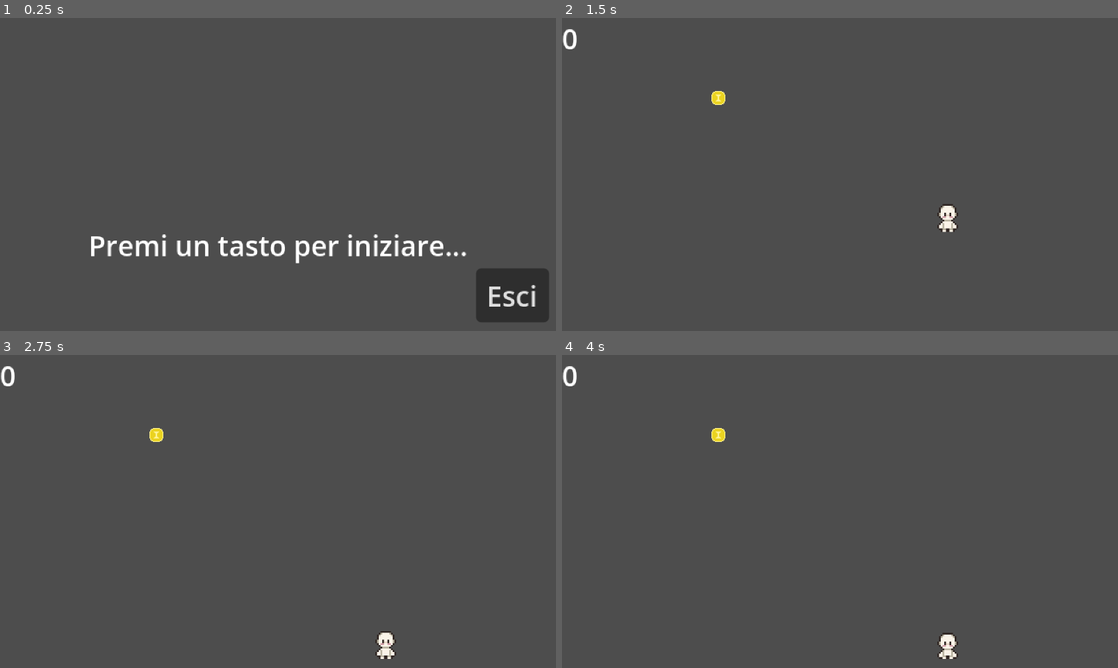
Above: before the commit, frames 1-4 (two rows, left to right).
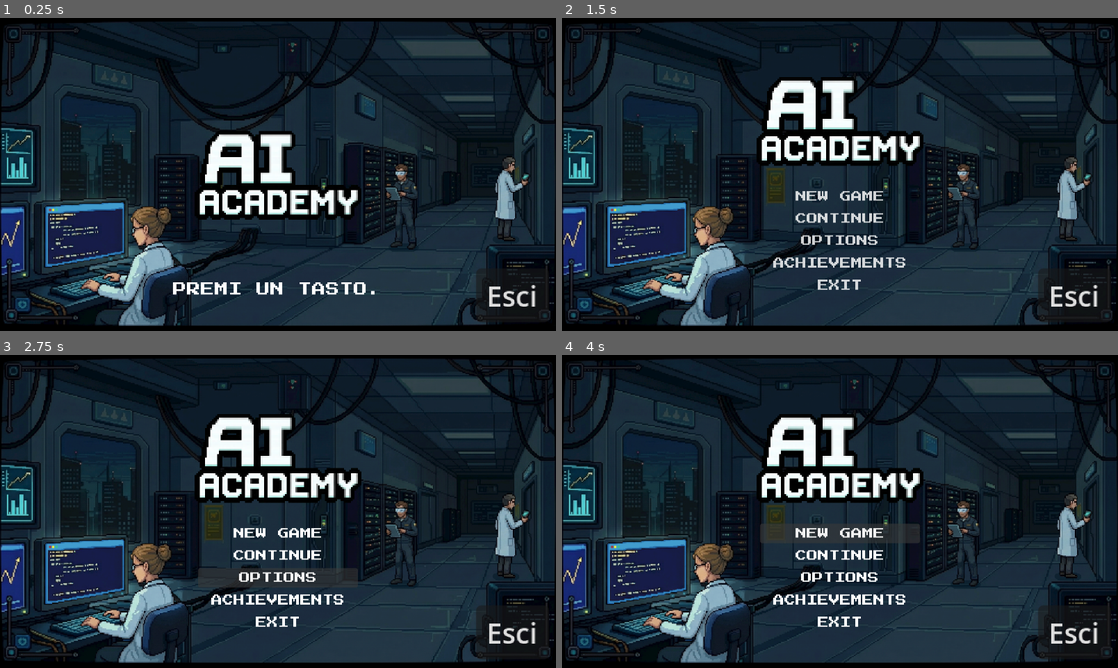
Above: after the commit, the same moments.

Repository: khriii/ai-academy
Game: Godot game, scene res://scenes/ui/menu/menu.tscn
Same seed, same stepped clock (60 frames per second), same inputs: the game is played once before the commit and once after it. This scene is started directly instead of the project's main scene.
Inputs (mouse positions are in pixels of both pictures, inside the frame that each line leads up to):
- Up to frame 1 (0.25 s): no input
- Up to frame 2 (1.5 s): tap Enter at 0.5 s; hold D (move_right) 0.53-1.28 s; tap Space (continue_dialogue) at 0.6, 1.35 s; hold S (move_down) from 1.28 s (still down)
- Up to frame 3 (2.75 s): release S (move_down) at 2 s; click (278, 577) at 2 s, where only the run after the commit has a clickable "OPTIONS"
- Up to frame 4 (4 s): click (840, 599) at 2.75 s, where only the run after the commit has a clickable "ACHIEVEMENTS"; click (840, 533) at 3.5 s, where only the run after the commit has a clickable "NEW GAME"

The runs differ from the first frame. In frame 1, 99% of the frame differs, in the area x 0-100%, y 0-100%; in frame 2, 99%; in frame 3, 99%; in frame 4, 99%.

Commit message:
created and added menu's sprites and textures. modified Menu scene to use the new sprites.

Diff:
--- a/components/lang/lang_it.json
+++ b/components/lang/lang_it.json
@@ -1,5 +1,5 @@
 {
-	"start_message_label": "Premi un tasto per iniziare...",
+	"start_message_label": "Premi un tasto.",
 	"quit_button": "Esci",
 	"dialogues": {
 		"test_1": [
--- a/scenes/ui/menu/menu.tscn
+++ b/scenes/ui/menu/menu.tscn
@@ -5,6 +5,126 @@
 [ext_resource type="Script" uid="uid://dc2o5ljgvjscy" path="res://scripts/classes/scene_changer.gd" id="3_r4xos"]
 [ext_resource type="PackedScene" uid="uid://dby1qkve0afmi" path="res://scenes/main/main.tscn" id="4_05f3o"]
 [ext_resource type="Script" uid="uid://2p554g1othq4" path="res://components/lang/lang_component.gd" id="5_05f3o"]
+[ext_resource type="Texture2D" uid="uid://chaqddooiduww" path="res://assets/sprites/ui/background.png" id="6_047m5"]
+[ext_resource type="Texture2D" uid="uid://bfgoxqpgxqos6" path="res://assets/sprites/ui/title.png" id="7_1316l"]
+[ext_resource type="FontFile" uid="uid://brf58hjte31in" path="res://assets/fonts/PressStart2P-Regular.ttf" id="8_1316l"]
+
+[sub_resource type="StyleBoxEmpty" id="StyleBoxEmpty_1316l"]
+content_margin_top = 6.0
+content_margin_bottom = 6.0
+
+[sub_resource type="StyleBoxEmpty" id="StyleBoxEmpty_2nsh4"]
+content_margin_top = 6.0
+content_margin_bottom = 6.0
+
+[sub_resource type="Animation" id="Animation_1316l"]
+length = 0.001
+tracks/0/type = "value"
+tracks/0/imported = false
+tracks/0/enabled = true
+tracks/0/path = NodePath("GameTitle:position")
+tracks/0/interp = 1
+tracks/0/loop_wrap = true
+tracks/0/keys = {
+"times": PackedFloat32Array(0),
+"transitions": PackedFloat32Array(1),
+"update": 0,
+"values": [Vector2(110, 61)]
+}
+tracks/1/type = "value"
+tracks/1/imported = false
+tracks/1/enabled = true
+tracks/1/path = NodePath("StartMessageLabel:position")
+tracks/1/interp = 1
+tracks/1/loop_wrap = true
+tracks/1/keys = {
+"times": PackedFloat32Array(0),
+"transitions": PackedFloat32Array(1),
+"update": 0,
+"values": [Vector2(-37.99994, 146)]
+}
+tracks/2/type = "value"
+tracks/2/imported = false
+tracks/2/enabled = true
+tracks/2/path = NodePath("ButtonsContainer:visible")
+tracks/2/interp = 1
+tracks/2/loop_wrap = true
+tracks/2/keys = {
+"times": PackedFloat32Array(0),
+"transitions": PackedFloat32Array(1),
+"update": 1,
+"values": [false]
+}
+tracks/3/type = "value"
+tracks/3/imported = false
+tracks/3/enabled = true
+tracks/3/path = NodePath("ButtonsContainer:modulate:a")
+tracks/3/interp = 1
+tracks/3/loop_wrap = true
+tracks/3/keys = {
+"times": PackedFloat32Array(0),
+"transitions": PackedFloat32Array(1),
+"update": 1,
+"values": [1.0]
+}
+
+[sub_resource type="Animation" id="Animation_2nsh4"]
+resource_name = "menu_in"
+length = 2.0
+tracks/0/type = "value"
+tracks/0/imported = false
+tracks/0/enabled = true
+tracks/0/path = NodePath("GameTitle:position")
+tracks/0/interp = 2
+tracks/0/loop_wrap = true
+tracks/0/keys = {
+"times": PackedFloat32Array(0, 1),
+"transitions": PackedFloat32Array(1, 1),
+"update": 0,
+"values": [Vector2(110, 61), Vector2(110, 30)]
+}
+tracks/1/type = "value"
+tracks/1/imported = false
+tracks/1/enabled = true
+tracks/1/path = NodePath("StartMessageLabel:position")
+tracks/1/interp = 2
+tracks/1/loop_wrap = true
+tracks/1/keys = {
+"times": PackedFloat32Array(0, 1),
+"transitions": PackedFloat32Array(1, 1),
+"update": 0,
+"values": [Vector2(-37.99994, 146), Vector2(-38, 180)]
+}
+tracks/2/type = "value"
+tracks/2/imported = false
+tracks/2/enabled = true
+tracks/2/path = NodePath("ButtonsContainer:visible")
+tracks/2/interp = 0
+tracks/2/loop_wrap = true
+tracks/2/keys = {
+"times": PackedFloat32Array(0.7),
+"transitions": PackedFloat32Array(1),
+"update": 1,
+"values": [true]
+}
+tracks/3/type = "value"
+tracks/3/imported = false
+tracks/3/enabled = true
+tracks/3/path = NodePath("ButtonsContainer:modulate:a")
+tracks/3/interp = 2
+tracks/3/loop_wrap = true
+tracks/3/keys = {
+"times": PackedFloat32Array(0.7, 1.0666667),
+"transitions": PackedFloat32Array(1, 1),
+"update": 0,
+"values": [0.0, 1.0]
+}
+
+[sub_resource type="AnimationLibrary" id="AnimationLibrary_afxhl"]
+_data = {
+&"RESET": SubResource("Animation_1316l"),
+&"menu_in": SubResource("Animation_2nsh4")
+}
 
 [node name="Menu" type="Control" unique_id=1125525901 node_paths=PackedStringArray("lang_component", "start_message_label", "quit_button")]
 layout_mode = 3
@@ -18,20 +138,34 @@
 start_message_label = NodePath("StartMessageLabel")
 quit_button = NodePath("QuitButton")
 
-[node name="StartMessageLabel" type="Label" parent="." unique_id=742300132]
-layout_mode = 1
-anchors_preset = 7
-anchor_left = 0.5
-anchor_top = 1.0
-anchor_right = 0.5
-anchor_bottom = 1.0
-offset_left = -80.5
-offset_top = -61.0
-offset_right = 80.5
-offset_bottom = -38.0
-grow_horizontal = 2
-grow_vertical = 0
-text = "Press a key to start..."
+[node name="MenuHandler" type="Node2D" parent="." unique_id=1073118471 node_paths=PackedStringArray("scene_changer", "animation_player")]
+script = ExtResource("2_q18yf")
+scene_changer = NodePath("../SceneChanger")
+animation_player = NodePath("../AnimationPlayer")
+
+[node name="SceneChanger" type="Node2D" parent="." unique_id=1509841649]
+script = ExtResource("3_r4xos")
+next_scene = ExtResource("4_05f3o")
+metadata/_custom_type_script = "uid://dc2o5ljgvjscy"
+
+[node name="LangComponent" type="Node2D" parent="." unique_id=1575984559]
+script = ExtResource("5_05f3o")
+metadata/_custom_type_script = "uid://2p554g1othq4"
+
+[node name="ColorRect" type="ColorRect" parent="." unique_id=2127054234]
+layout_mode = 0
+offset_right = 320.0
+offset_bottom = 180.0
+color = Color(0, 0, 0, 1)
+
+[node name="Background" type="TextureRect" parent="." unique_id=221872612]
+layout_mode = 0
+offset_top = 2.0
+offset_right = 320.57245
+offset_bottom = 177.0
+texture = ExtResource("6_047m5")
+expand_mode = 1
+stretch_mode = 4
 
 [node name="QuitButton" type="Button" parent="." unique_id=362965616]
 layout_mode = 1
@@ -48,15 +182,93 @@
 grow_vertical = 0
 text = "Quit"
 
-[node name="MenuHandler" type="Node2D" parent="." unique_id=1073118471 node_paths=PackedStringArray("scene_changer")]
-script = ExtResource("2_q18yf")
-scene_changer = NodePath("../SceneChanger")
-
-[node name="SceneChanger" type="Node2D" parent="." unique_id=1509841649]
-script = ExtResource("3_r4xos")
-next_scene = ExtResource("4_05f3o")
-metadata/_custom_type_script = "uid://dc2o5ljgvjscy"
-
-[node name="LangComponent" type="Node2D" parent="." unique_id=1575984559]
-script = ExtResource("5_05f3o")
-metadata/_custom_type_script = "uid://2p554g1othq4"
+[node name="GameTitle" type="TextureRect" parent="." unique_id=1080360780]
+layout_mode = 1
+anchors_preset = 8
+anchor_left = 0.5
+anchor_top = 0.5
+anchor_right = 0.5
+anchor_bottom = 0.5
+offset_left = -50.0
+offset_top = -29.0
+offset_right = 50.00009
+offset_bottom = 29.000938
+grow_horizontal = 2
+grow_vertical = 2
+texture = ExtResource("7_1316l")
+
+[node name="StartMessageLabel" type="Label" parent="." unique_id=649532106]
+layout_mode = 1
+anchors_preset = 7
+anchor_left = 0.5
+anchor_top = 1.0
+anchor_right = 0.5
+anchor_bottom = 1.0
+offset_left = -197.99994
+offset_top = -34.0
+offset_right = 369.99994
+offset_bottom = -11.0
+grow_horizontal = 2
+grow_vertical = 0
+scale = Vector2(0.5, 0.5)
+pivot_offset = Vector2(112, 11.5)
+theme_override_fonts/font = ExtResource("8_1316l")
+text = "Press Any Key."
+horizontal_alignment = 1
+uppercase = true
+
+[node name="ButtonsContainer" type="VBoxContainer" parent="." unique_id=441452919]
+visible = false
+self_modulate = Color(1, 1, 1, 0.54999995)
+layout_mode = 1
+anchors_preset = 8
+anchor_left = 0.5
+anchor_top = 0.5
+anchor_right = 0.5
+anchor_bottom = 0.5
+offset_left = -115.0
+offset_top = -53.000008
+offset_right = 115.0
+offset_bottom = 147.0
+grow_horizontal = 2
+grow_vertical = 2
+scale = Vector2(0.4, 0.4)
+pivot_offset = Vector2(115, 100)
+
+[node name="NewGameButton" type="Button" parent="ButtonsContainer" unique_id=535630826]
+layout_mode = 2
+theme_override_colors/font_color = Color(1, 1, 1, 1)
+theme_override_fonts/font = ExtResource("8_1316l")
+theme_override_styles/normal = SubResource("StyleBoxEmpty_1316l")
+text = "NEW GAME"
+
+[node name="ContinueButton" type="Button" parent="ButtonsContainer" unique_id=689784608]
+layout_mode = 2
+theme_override_colors/font_color = Color(1, 1, 1, 1)
+theme_override_fonts/font = ExtResource("8_1316l")
+theme_override_styles/normal = SubResource("StyleBoxEmpty_2nsh4")
+text = "CONTINUE"
+
+[node name="OptionsButton" type="Button" parent="ButtonsContainer" unique_id=432543561]
+layout_mode = 2
+theme_override_colors/font_color = Color(1, 1, 1, 1)
+theme_override_fonts/font = ExtResource("8_1316l")
+theme_override_styles/normal = SubResource("StyleBoxEmpty_2nsh4")
+text = "OPTIONS"
+
+[node name="AchievementsButton" type="Button" parent="ButtonsContainer" unique_id=427757495]
+layout_mode = 2
+theme_override_colors/font_color = Color(1, 1, 1, 1)
+theme_override_fonts/font = ExtResource("8_1316l")
+theme_override_styles/normal = SubResource("StyleBoxEmpty_2nsh4")
+text = "ACHIEVEMENTS"
+
+[node name="ExitButton" type="Button" parent="ButtonsContainer" unique_id=726883405]
+layout_mode = 2
+theme_override_colors/font_color = Color(1, 1, 1, 1)
+theme_override_fonts/font = ExtResource("8_1316l")
+theme_override_styles/normal = SubResource("StyleBoxEmpty_2nsh4")
+text = "EXIT"
+
+[node name="AnimationPlayer" type="AnimationPlayer" parent="." unique_id=1772491313]
+libraries/ = SubResource("AnimationLibrary_afxhl")
--- a/scenes/ui/menu/menu_handler.gd
+++ b/scenes/ui/menu/menu_handler.gd
@@ -1,8 +1,20 @@
 extends Node2D
 
 @export var scene_changer: SceneChanger
+@export var animation_player: AnimationPlayer
+
+var filename = "menu_hgandler.gd"
+
+func print_error(error_message):
+	print(filename + ": " + error_message)
+
+func check_nodes():
+	if not animation_player: print_error("animation_player missing")
 
 func _input(event: InputEvent) -> void:
 	if event is InputEventKey:
 		if event.pressed and event.keycode:
-			get_tree().change_scene_to_packed(scene_changer.next_scene)
+			if animation_player:
+				if animation_player.has_animation("menu_in"):
+					animation_player.play("menu_in")
+			#get_tree().change_scene_to_packed(scene_changer.next_scene)
Binary file added: assets/fonts/PressStart2P-Regular.ttf
Not shown, added: assets/fonts/PressStart2P-Regular.ttf.import
Not shown, added: assets/sprites/dong/v2_watermarked-235af643-716c-4fc3-8845-d9d9aa1f9b96.jpg.import
Not shown, added: assets/sprites/dong/v2_watermarked-b2340fdb-4887-4f37-aba0-ebc49ba798bc.jpg.import
Not shown, added: assets/sprites/dong/watermarked-2054e8f6-30e2-4591-9699-8e85dc5137b8.jpg.import
Not shown, added: assets/sprites/dong/watermarked-290e84d4-b98e-45dc-81f3-f8fc7d4f454c.jpg.import
Not shown, added: assets/sprites/dong/watermarked-80829296-229a-4ea9-ba87-06f05c0dace1.jpg.import
Not shown, added: assets/sprites/neura/walkBackward/backward.png.import
Not shown, added: assets/sprites/neura/walkBackward/frame_04.png.import
Not shown, added: assets/sprites/neura/walkBackward/frame_05.png.import
Not shown, added: assets/sprites/neura/walkBackward/frame_06.png.import
Not shown, added: assets/sprites/neura/walkForward/forward.png.import
(and 26 more such lines)
